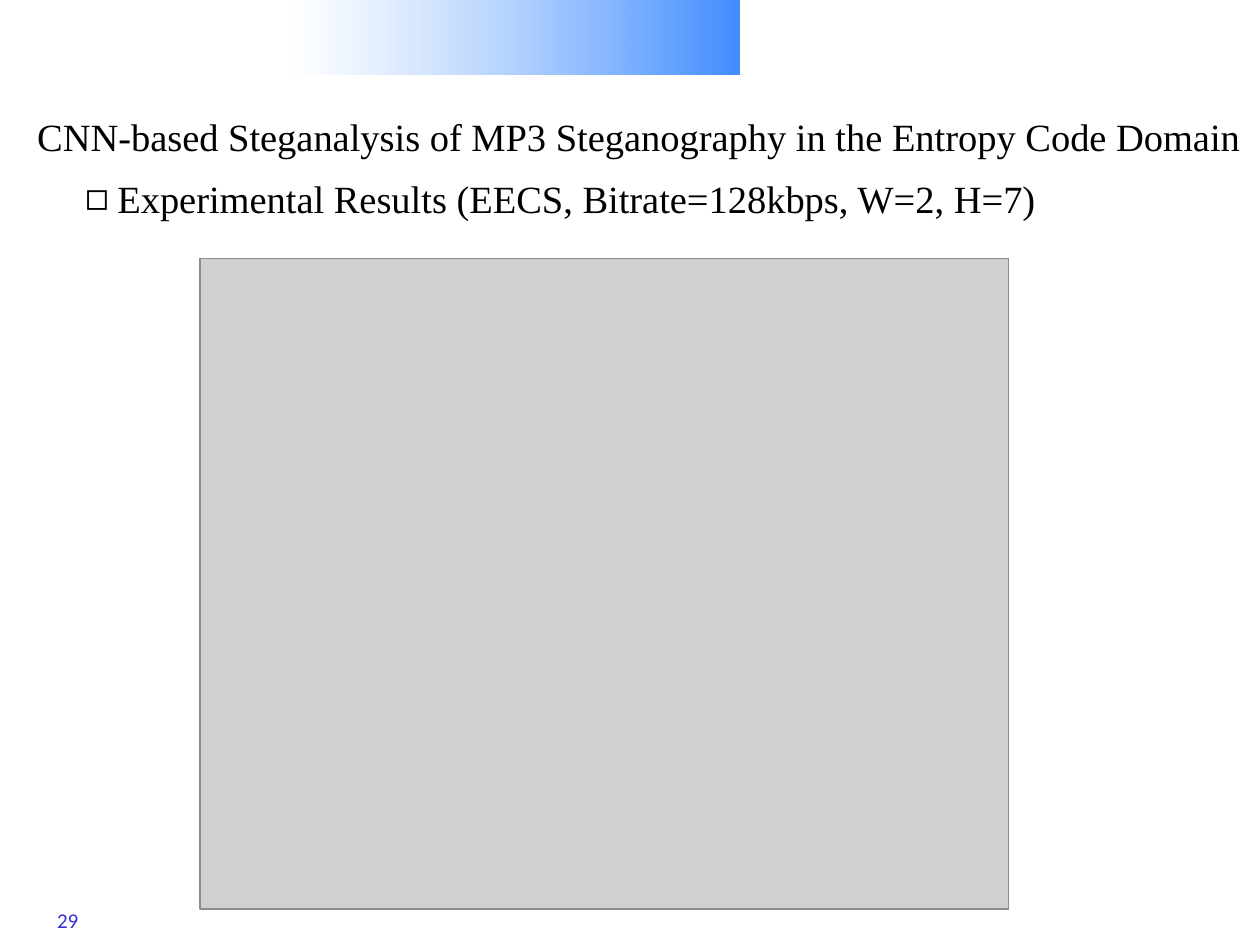
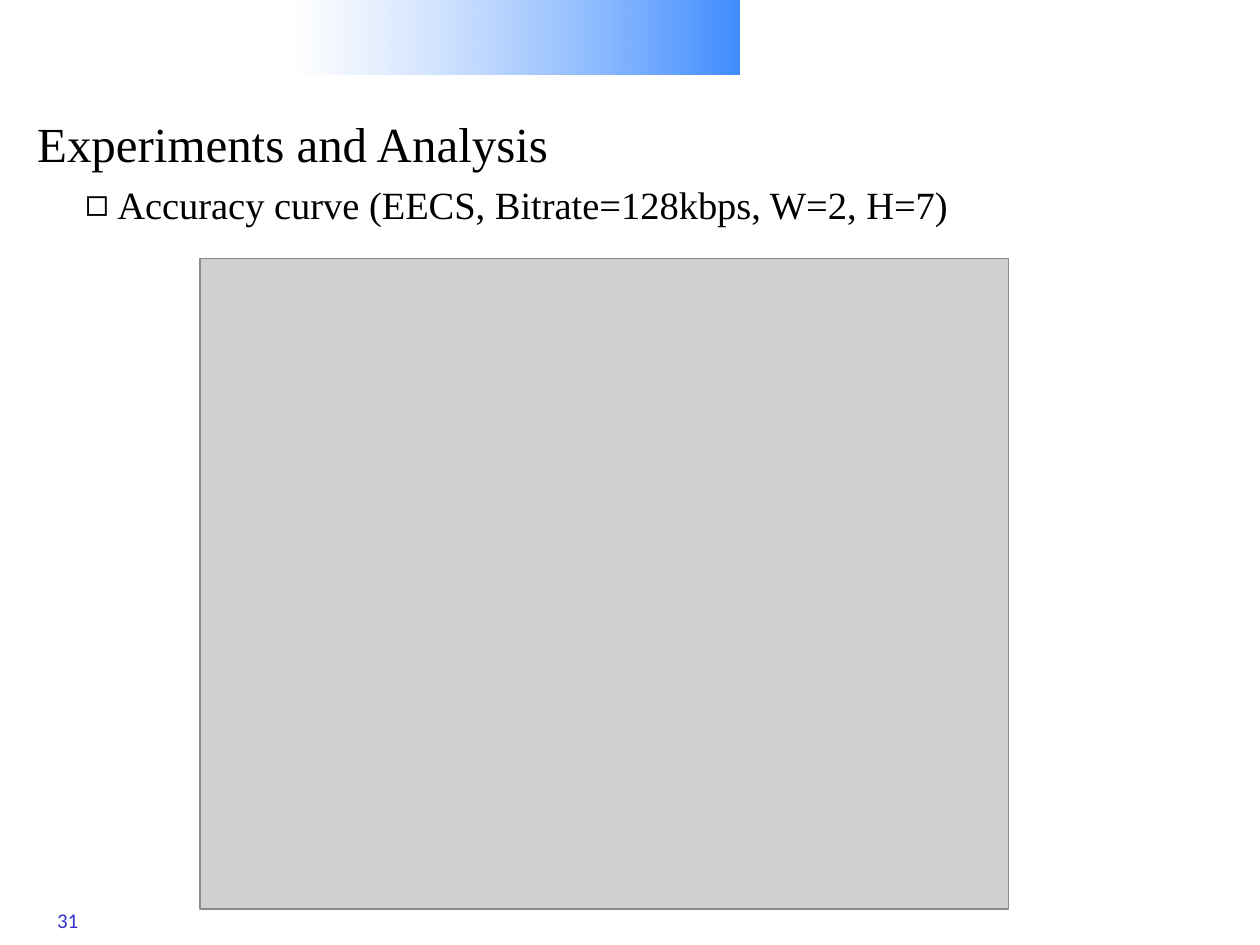
Before and after one commit to Charleswyt/tf_audio_steganalysis, a slide deck: slide 31 of CNN-based Steganalysis of MP3 Steganography in the Entropy Code Domain.pptx (slide 29 before the commit). Drawn at 1260x945 pixels with LibreOffice and Linux fonts; fonts in the diff are those of the drawing; grey boxes stand for pictures; background and template pictures are left out. Boxes give left, top, right and bottom in pixels: in the first picture for what was removed or moved away, otherwise in the second. Text is boxed around its words. In the diff, an @@ line names an element or a change of style, - is before the commit and + after.

```diff
--- a/CNN-based Steganalysis of MP3 Steganography in the Entropy Code Domain.pptx
+++ b/CNN-based Steganalysis of MP3 Steganography in the Entropy Code Domain.pptx
@@ text at [37,128,548,172]: text changed; size 22 to 28 pt @@
-CNN-based Steganalysis of MP3 Steganography in the Entropy Code Domain
+Experiments and Analysis
@@ text at [117,192,947,227]: text changed @@
-◻ Experimental Results (EECS, Bitrate=128kbps, W=2, H=7)
+◻ Accuracy curve (EECS, Bitrate=128kbps, W=2, H=7)
@@ page number at [57,914,78,928]: text changed @@
-29
+31
```
Also in this commit, not shown: 29 other slides changed, 4 slides added, 2 slides removed.
